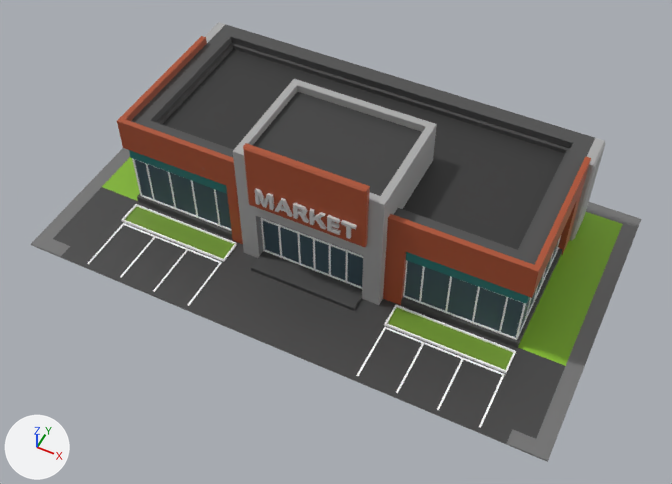
A saved change to the glTF model godot/assets/citykits/kit4/b_85.glb.
Before and after are seen from a 50 mm camera at (18.3, -37.2, 45.5) aimed at (1.1, -2.7, 2.3). The lights are fixed; the arrows at lower left show +X, +Y and +Z. The first picture is the older version. Vertices at exactly the same position are counted once.

The first picture shows 'supermarket_a.002'.
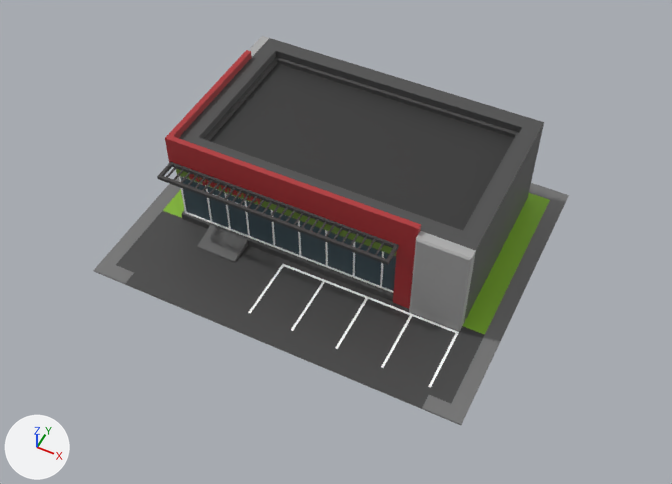
Location of each change, [x1, y1, x2, y2] in pixels of the pictures (672 x 484 px):
'supermarket_a.002', reshaped (22% narrower, 12% shorter)
    before: [31, 22, 641, 462]
    after: [93, 36, 569, 425]
part 1 of me_cube_087, rebuilt (22% narrower, 9% shorter)
    before: [117, 22, 605, 348]
    after: [165, 36, 544, 331]
part 2 of me_cube_087, rebuilt
    before: [31, 148, 641, 462]
    after: [93, 177, 569, 425]
part 3 of me_cube_087, deleted
    before: [87, 143, 561, 428]
part 4 of me_cube_087, reshaped
    before: [384, 282, 525, 373]
    after: [157, 162, 459, 387]

The change, as a diff of the scene's bpy script:
```diff
--- a/godot/assets/citykits/kit4/b_85.glb.py
+++ b/godot/assets/citykits/kit4/b_85.glb.py
@@ me_cube_087 @@
 # used by ob_supermarket_a_002; location = (0.0, 0.0, 0.0)
-me_cube_087.from_pydata(...)  # 836 vertices, 1436 faces; spans x -17.5..17.5, y -10.0..10.0, z 0.0..9.9
+me_cube_087.from_pydata(...)  # 1058 vertices, 1864 faces; spans x -12.5..12.5, y -10.0..10.0, z 0.0..7.3
+# me_cube_087 part 1: the loose piece of 206 vertices spanning x -13.9..14.0, y -5.5..8.5, z 0.1..9.0 is rebuilt with 114 vertices and now spans x -10.4..10.1, y -5.4..8.5, z 0.1..7.3
+# me_cube_087 part 2: the loose piece of 18 vertices spanning x -17.5..17.5, y -10.0..10.0, z 0.0..0.1 is rebuilt with 18 vertices and now spans x -12.5..12.5, y -10.0..10.0, z 0.0..0.1
+# me_cube_087 part 3: 56 loose pieces with 580 vertices, spanning x -13.4..13.5, y -9.7..4.6, z 0.1..9.9, are deleted
+# me_cube_087 part 4: 32 vertices removed from x 5.8..13.6, y -5.7..-3.4, z 0.1..4.2; 610 vertices added at x -9.9..10.1, y -8.5..4.6, z 0.1..5.4
+# other edits to the shape of me_cube_087 do not show in these pictures
 me_cube_087.materials.append(mat_material)
```
